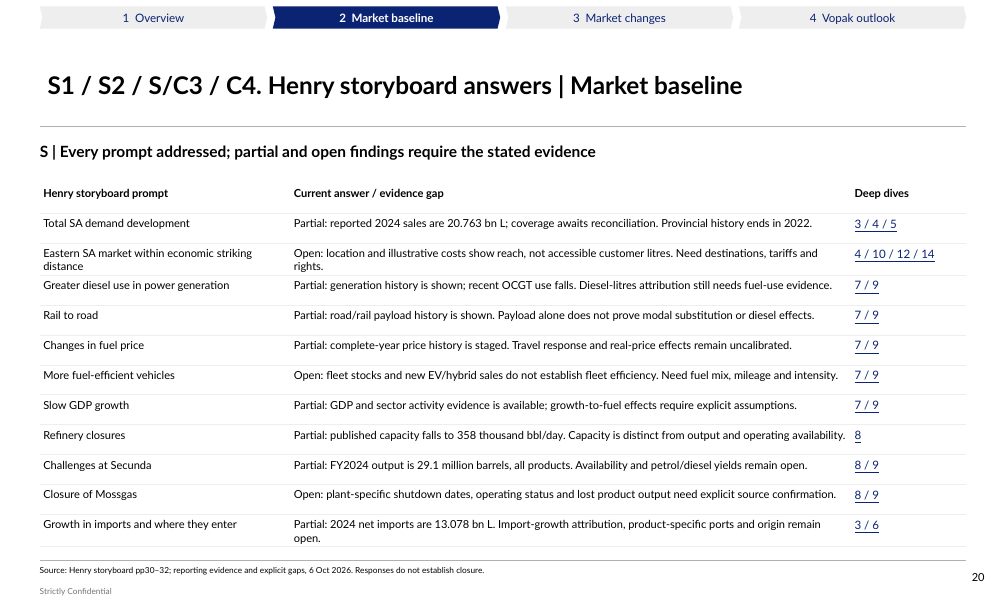
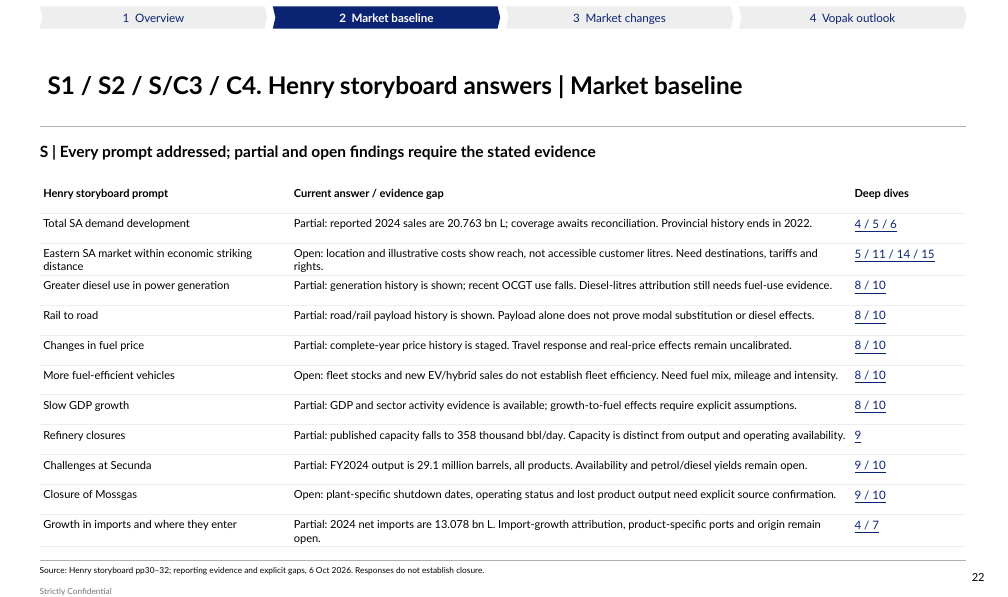
Before and after one commit to Africa-International-Advisors/liquid_fuels_model, a slide deck: slide 22 of pptx/output/delivered/Vopak_Week1_Convergence_2026_10_06.pptx (slide 20 before the commit). Drawn at 1008x597 pixels with LibreOffice and Linux fonts; fonts in the diff are those of the drawing; background and template pictures are left out. Boxes give left, top, right and bottom in pixels: in the first picture for what was removed or moved away, otherwise in the second. Text is boxed around its words. In the diff, an @@ line names an element or a change of style, - is before the commit and + after.

Commit message:
Align convergence story and client checkpoints to kickoff workplan

```diff
--- a/pptx/output/delivered/Vopak_Week1_Convergence_2026_10_06.pptx
+++ b/pptx/output/delivered/Vopak_Week1_Convergence_2026_10_06.pptx
@@ table at [40,183,967,548] @@
-row 2, column 3: 3 / 4 / 5
+row 2, column 3: 4 / 5 / 6
-row 3, column 3: 4 / 10 / 12 / 14
+row 3, column 3: 5 / 11 / 14 / 15
-row 4, column 3: 7 / 9
+row 4, column 3: 8 / 10
-row 5, column 3: 7 / 9
+row 5, column 3: 8 / 10
-row 6, column 3: 7 / 9
+row 6, column 3: 8 / 10
-row 7, column 3: 7 / 9
+row 7, column 3: 8 / 10
-row 8, column 3: 7 / 9
+row 8, column 3: 8 / 10
-row 9, column 3: 8
+row 9, column 3: 9
-row 10, column 3: 8 / 9
+row 10, column 3: 9 / 10
-row 11, column 3: 8 / 9
+row 11, column 3: 9 / 10
-row 12, column 3: 3 / 6
+row 12, column 3: 4 / 7
@@ page number at [972,573,985,581]: text changed @@
-20
+22
```
Also in this commit, not shown: 11 other slides changed, 2 slides added, 15 other files.
